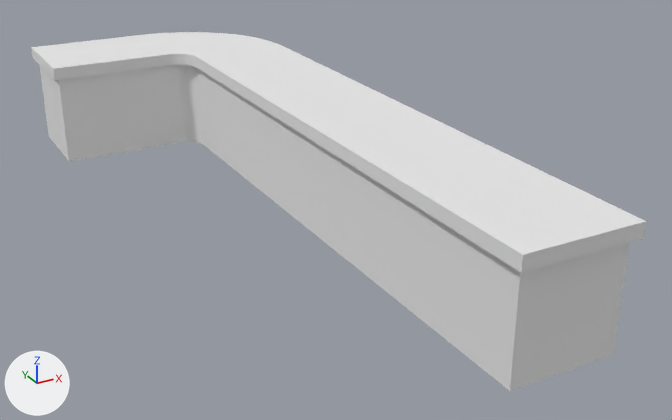
Renders of the Blender file Kevins Stuff/Arena/Bardisk.blend from each side of a commit.
Rendered twice from a 50 mm camera at (-8.59, -16.64, 7.76) aimed at (-0.45, -1.84, 0.36). Lighting does not change. The marker at lower left points along +X, +Y and +Z.
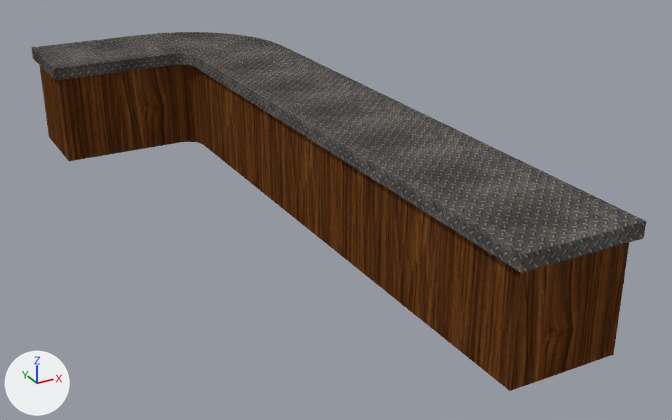
Where the change shows, as pixel boxes (x1, y1, x2, y2) in the pictures (672 x 420 px):
'Cube', surface changed: (31, 32, 646, 391) in both

What the commit changed:
Picture 'Bardisk_Text.png' (img_bardisk_text_png) is new.
In material 'Material' (mat_material), base_color is no longer (0.8, 0.8, 0.8), white #e7e7e7.
In material 'Material' (mat_material), texture is now set to img_bardisk_text_png.
